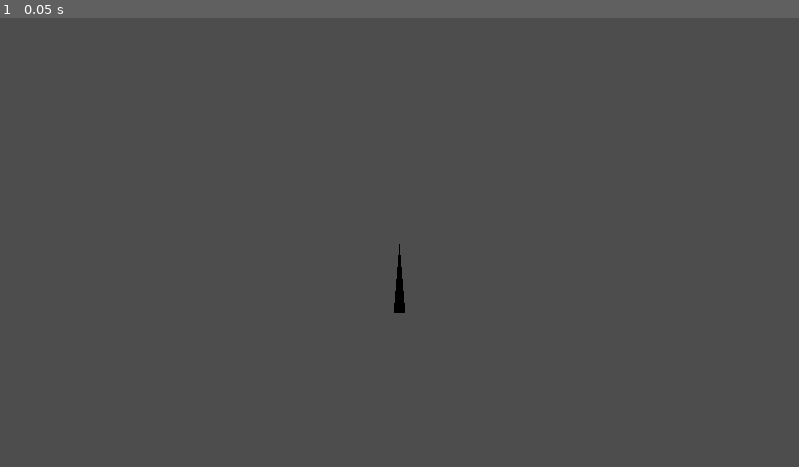
Above: before the commit, frame 1.
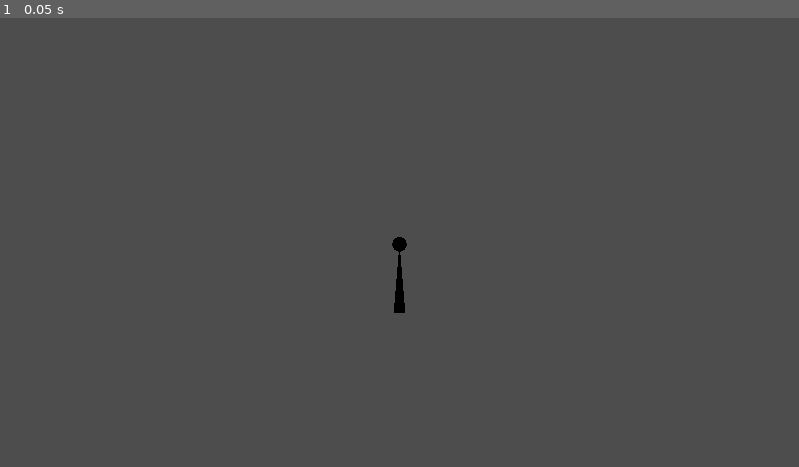
Above: after the commit, the same moment.

Repository: teddybear082/UGVR
Game: Godot game, scene res://xr_scene.tscn
Same seed, same stepped clock (60 frames per second), same inputs: the game is played once before the commit and once after it.
Inputs:
- Up to frame 1 (0.05 s): no input

The runs differ from the first frame. In frame 1, less than 0.1% of the frame differs, in the area x 49-51%, y 48-53%.

Commit message:
Fix by JulianTodd for menu interactivity in VR
This guy is a genius too, him and Decacis. Man.

Diff:
--- a/xr_scene.gd
+++ b/xr_scene.gd
@@ -28,10 +28,12 @@
 		xr_main_viewport2d_in_3d_subviewport.world_2d = get_viewport().world_2d
 		xr_main_viewport2d_in_3d._update_render()
 
-		# Change our main viewport to output to the HMD
+		# Change our main viewport to output to the HMD - CODE BY JULIANTODD AND DECACIS
 		get_viewport().use_xr = true
 		get_viewport().gui_embed_subwindows = false
-
+		print("xr viewport ", get_viewport())
+		print("static body viewport before rewrite ", xr_main_viewport2d_in_3d.get_node("StaticBody3D")._viewport)
+		xr_main_viewport2d_in_3d.get_node("StaticBody3D")._viewport = get_viewport()
 		set_process(true)
 	else:
 		print("OpenXR not initialized, please check if your headset is connected")
--- a/xr_scene.tscn
+++ b/xr_scene.tscn
@@ -13,7 +13,7 @@
 [node name="XRCamera3D" type="XRCamera3D" parent="XROrigin3D"]
 
 [node name="XRMainViewport2Din3D" parent="XROrigin3D/XRCamera3D" instance=ExtResource("3_f316b")]
-transform = Transform3D(1, 0, 0, 0, 1, 0, 0, 0, 1, 1, -0.5, -2)
+transform = Transform3D(1, 0, 0, 0, 1, 0, 0, 0, 1, 0, 0, -2)
 viewport_size = Vector2(1920, 1080)
 unshaded = true
 
@@ -22,9 +22,12 @@
 pose = &"aim"
 
 [node name="XRPointer" parent="XROrigin3D/XRController3D" instance=ExtResource("2_l282w")]
+show_target = true
+target_radius = 0.01
 
 [node name="XRController3D2" type="XRController3D" parent="XROrigin3D"]
 tracker = &"right_hand"
 pose = &"aim"
 
 [node name="XRPointer" parent="XROrigin3D/XRController3D2" instance=ExtResource("2_l282w")]
+show_target = true
